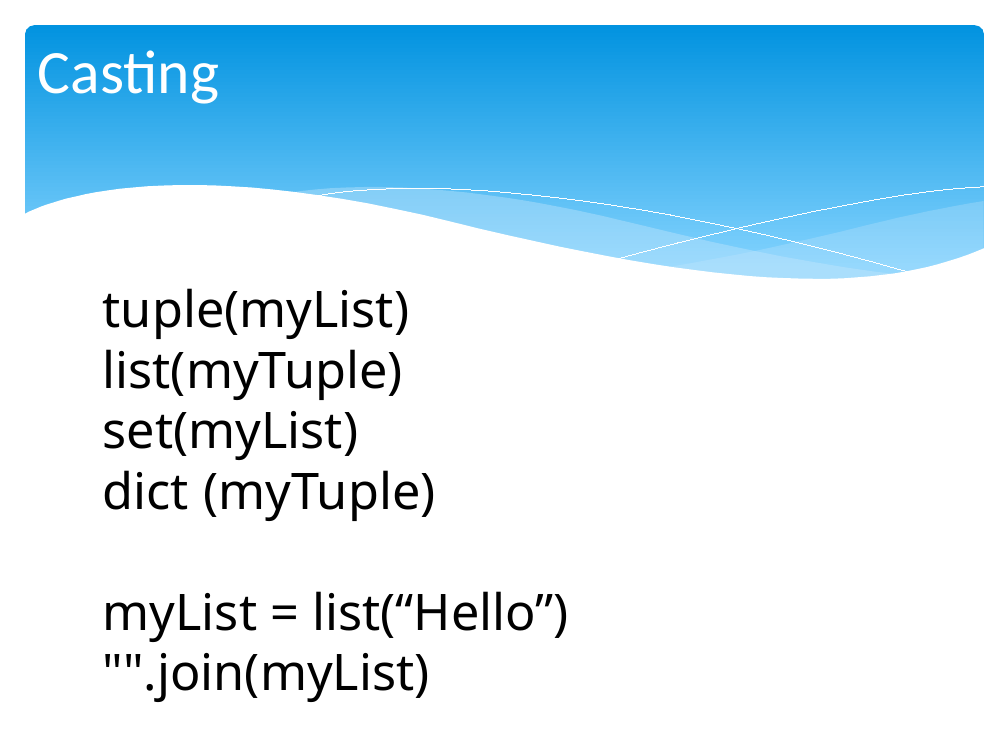
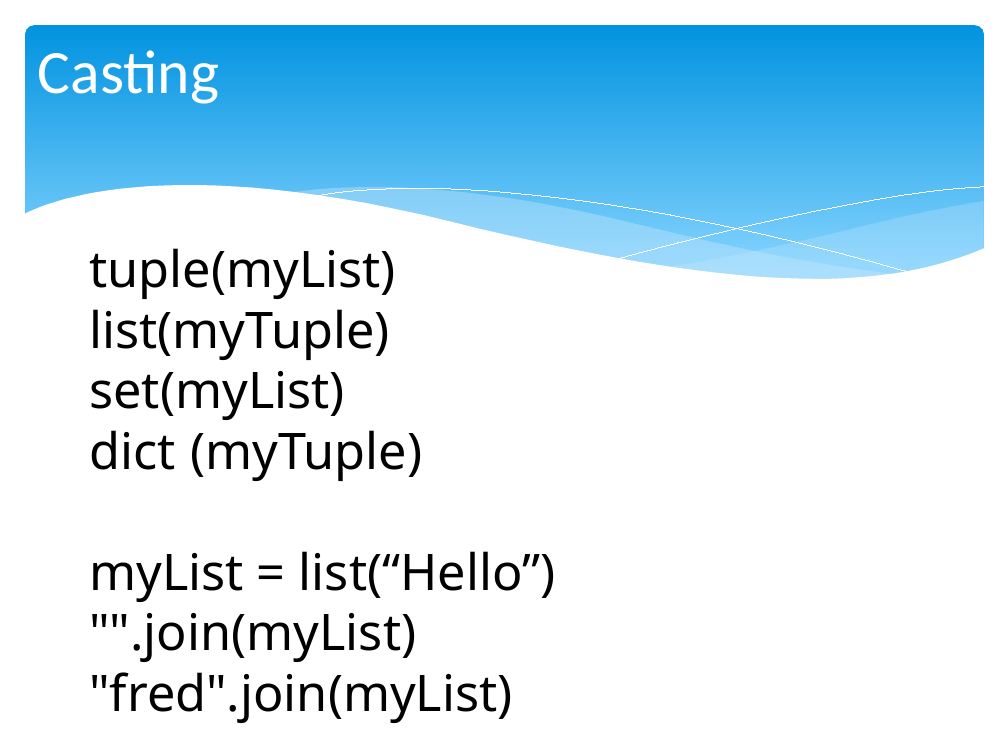
Before and after one commit to chris-turps/QA_Python3, a slide deck: slide 5 of DG_04 The Toolset.pptx. Drawn at 1008x756 pixels with LibreOffice and Linux fonts; fonts in the diff are those of the drawing. Boxes give left, top, right and bottom in pixels: in the first picture for what was removed or moved away, otherwise in the second. Text is boxed around its words. In the diff, an @@ line names an element or a change of style, - is before the commit and + after.

```diff
--- a/DG_04 The Toolset.pptx
+++ b/DG_04 The Toolset.pptx
@@ text "tuple(myList)" moved from (x1=103, y1=288, x2=568, y2=702) to (x1=89, y1=248, x2=555, y2=723) @@
@@ text at (x1=89, y1=672, x2=513, y2=723): paragraph added @@
+"fred".join(myList)
```
Also in this commit, not shown: 5 other slides changed, 4 slides added, 4 other files.
